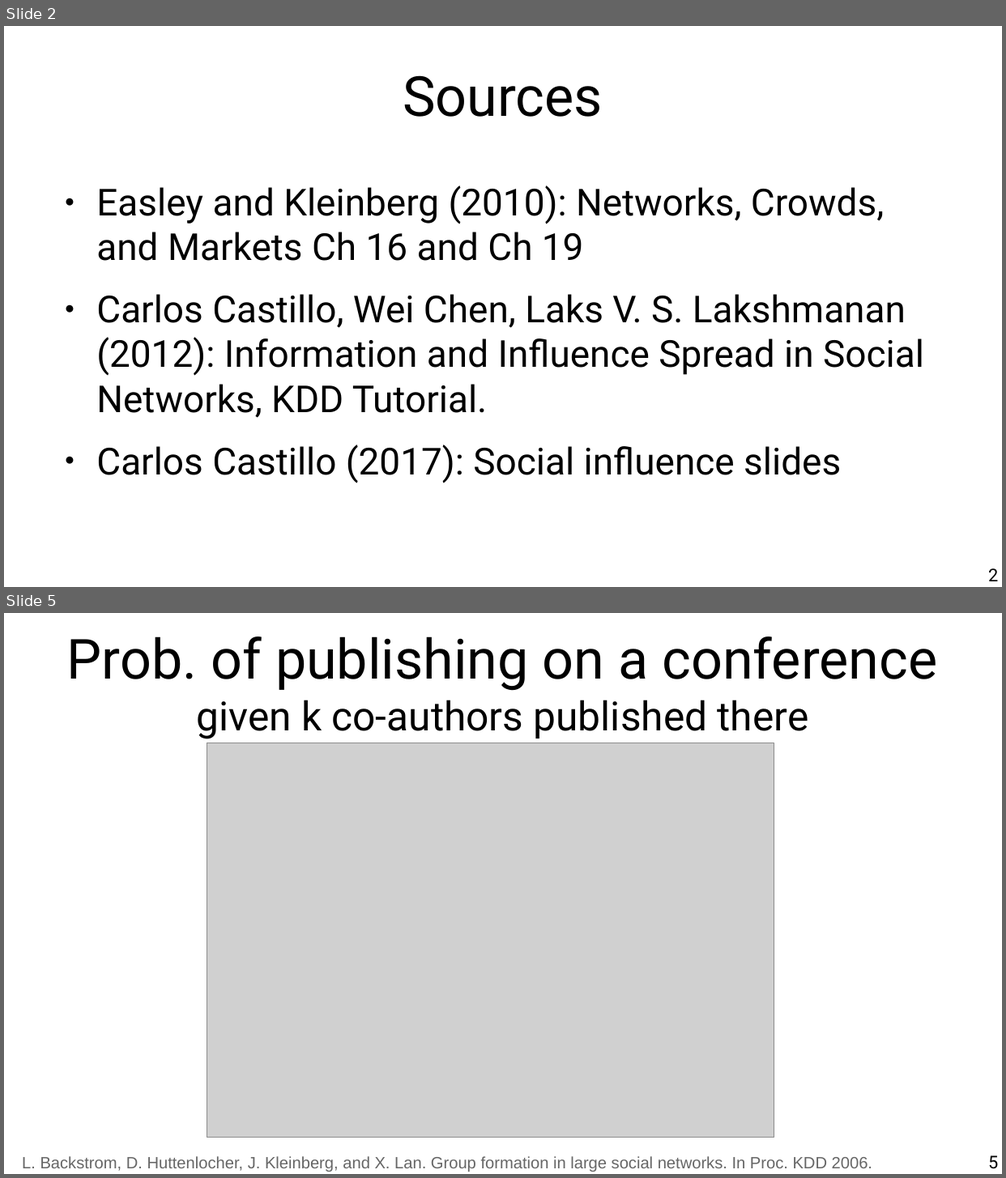
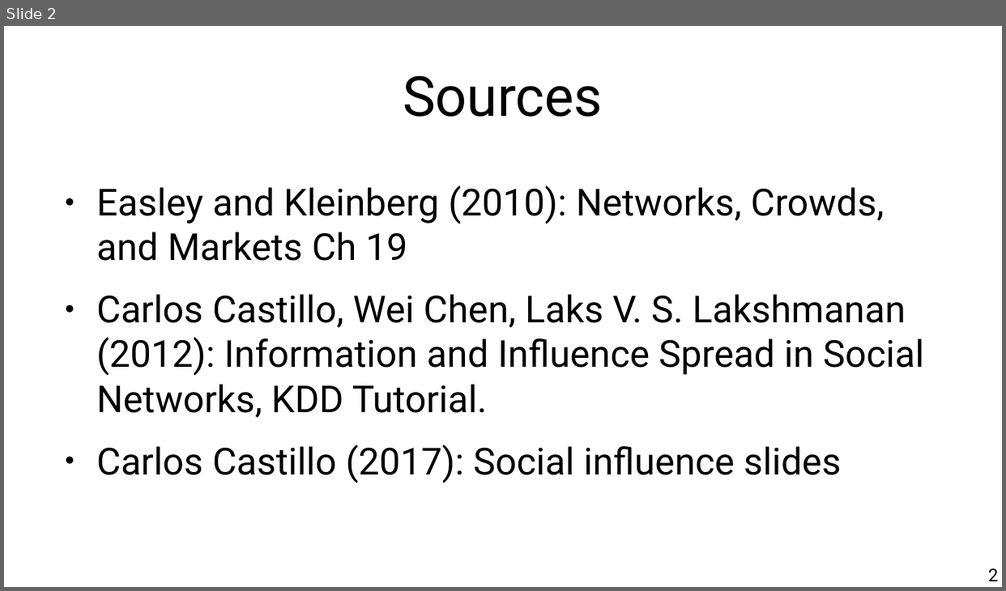
Before and after one commit to chatox/networks-science-course, a slide deck: theory/tt18_spreading_phenomena.odp. Shown one above the other, each under a label of ours: slides 2 and 5 before the commit, slide 2 after it; the slides between them are not shown. The pictures are 1006x1178 and 1006x591 pixels, drawn with LibreOffice and Linux fonts; fonts in the diff are those of the drawing; grey boxes stand for pictures. Boxes give left, top, right and bottom in pixels: in the first picture for what was removed or moved away, otherwise in the second. Text is boxed around its words. In the diff, an @@ line names an element or a change of style, - is before the commit and + after.

```diff
--- a/theory/tt18_spreading_phenomena.odp
+++ b/theory/tt18_spreading_phenomena.odp
@@ slide 5 removed at bbox=[4, 613, 1002, 1174], background #FFFFFF @@
@@ title removed at bbox=[67, 636, 937, 739] @@
-Prob. of publishing on a conference
-given k co-authors published there
@@ picture removed at bbox=[206, 743, 774, 1137] @@
@@ text removed at bbox=[22, 1157, 872, 1172] @@
-L. Backstrom, D. Huttenlocher, J. Kleinberg, and X. Lan. Group formation in large social networks. In Proc. KDD 2006.
@@ page number removed at bbox=[988, 1156, 998, 1169] @@
-5
@@ slide 2 changed as well @@
@@ text at bbox=[96, 186, 884, 261]: text changed @@
-● Easley and Kleinberg (2010): Networks, Crowds, and Markets Ch 16 and Ch 19
+● Easley and Kleinberg (2010): Networks, Crowds, and Markets Ch 19
```
Also in this commit, not shown: 3 other slides changed, 14 other slides removed, 1 other file.
